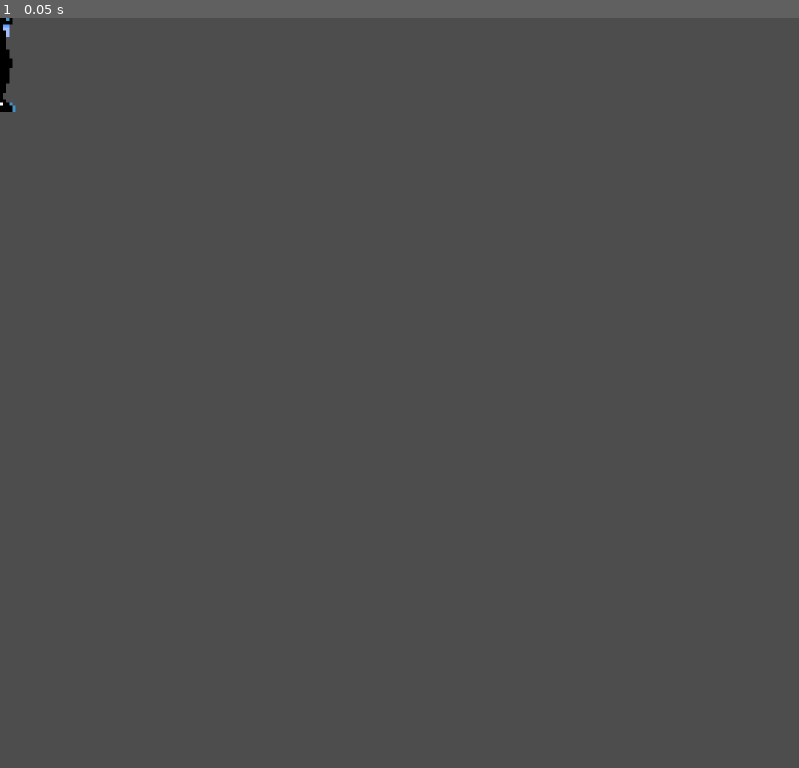
Above: before the commit, frame 1.
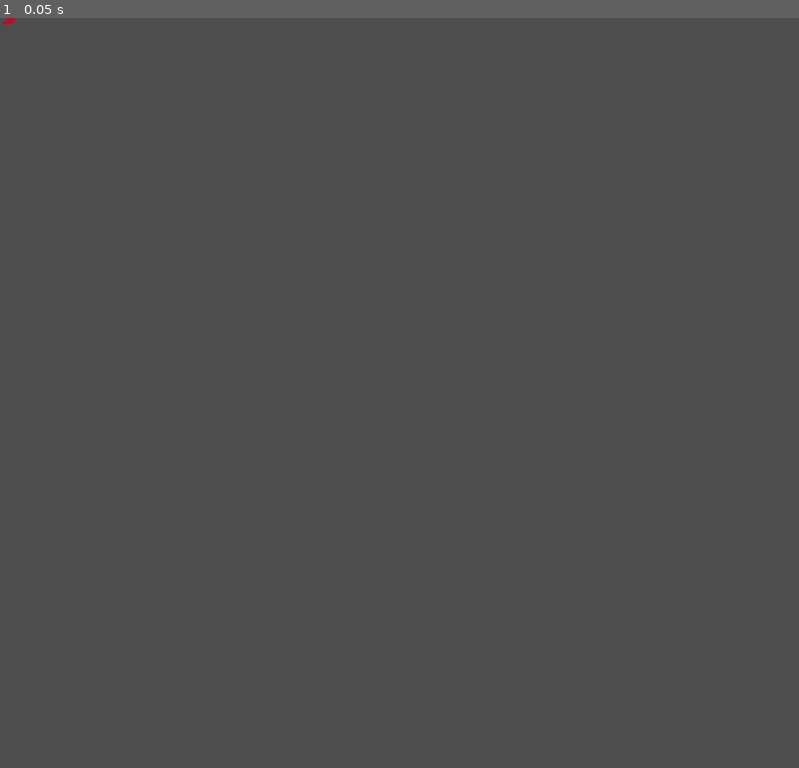
Above: after the commit, the same moment.

Repository: emchar1/Castlevania
Game: Godot game, scene res://scenes/enemy.tscn
The game is run twice, just before and just after one commit, with the same random seed, the same clock (stepped at 60 frames per second) and the same inputs. This scene is started directly instead of the project's main scene. Sound files missing from this copy of the repository are replaced by a short silence.
Inputs:
- Up to frame 1 (0.05 s): no input

The runs differ from the first frame. In frame 1, 0.2% of the frame differs, in the area x 0-3%, y 0-13%.

Commit message:
Update bat sprite - bigger eyes. Add cursed spawn managers in forest0 scene. In SpawnManager add Cursed property, if true, only activate while cursed (werewolf). This way i can spam enemies during cursed phase.

Diff:
--- a/level_maps/forest/forest0.tscn
+++ b/level_maps/forest/forest0.tscn
@@ -256,6 +256,112 @@
 position = Vector2(216, 128)
 enemy_type = 5
 
+[node name="CursedSpawners" type="Node2D" parent="." unique_id=115365654]
+
+[node name="SpawnManager" parent="CursedSpawners" unique_id=1151401389 instance=ExtResource("4_kmo3j")]
+position = Vector2(896, 160)
+max_enemies = 2
+cursed = true
+
+[node name="SpawnManager2" parent="CursedSpawners" unique_id=1783108915 instance=ExtResource("4_kmo3j")]
+position = Vector2(864, 160)
+max_enemies = 2
+cursed = true
+
+[node name="SpawnManager3" parent="CursedSpawners" unique_id=1317674546 instance=ExtResource("4_kmo3j")]
+position = Vector2(832, 160)
+max_enemies = 2
+cursed = true
+
+[node name="SpawnManager4" parent="CursedSpawners" unique_id=141059536 instance=ExtResource("4_kmo3j")]
+position = Vector2(800, 160)
+enemy_type = 1
+cursed = true
+
+[node name="SpawnManager5" parent="CursedSpawners" unique_id=260210869 instance=ExtResource("4_kmo3j")]
+position = Vector2(736, 160)
+max_enemies = 2
+cursed = true
+
+[node name="SpawnManager6" parent="CursedSpawners" unique_id=2079202658 instance=ExtResource("4_kmo3j")]
+position = Vector2(704, 160)
+max_enemies = 2
+cursed = true
+
+[node name="SpawnManager7" parent="CursedSpawners" unique_id=2029338410 instance=ExtResource("4_kmo3j")]
+position = Vector2(672, 160)
+enemy_type = 1
+cursed = true
+
+[node name="SpawnManager8" parent="CursedSpawners" unique_id=70714098 instance=ExtResource("4_kmo3j")]
+position = Vector2(640, 160)
+max_enemies = 2
+cursed = true
+
+[node name="SpawnManager9" parent="CursedSpawners" unique_id=186931043 instance=ExtResource("4_kmo3j")]
+position = Vector2(608, 160)
+max_enemies = 2
+cursed = true
+
+[node name="SpawnManager10" parent="CursedSpawners" unique_id=1705300110 instance=ExtResource("4_kmo3j")]
+position = Vector2(576, 160)
+max_enemies = 2
+cursed = true
+
+[node name="SpawnManager11" parent="CursedSpawners" unique_id=707376176 instance=ExtResource("4_kmo3j")]
+position = Vector2(536, 160)
+enemy_type = 1
+cursed = true
+
+[node name="SpawnManager12" parent="CursedSpawners" unique_id=2076073255 instance=ExtResource("4_kmo3j")]
+position = Vector2(480, 176)
+cursed = true
+
+[node name="SpawnManager13" parent="CursedSpawners" unique_id=1928517129 instance=ExtResource("4_kmo3j")]
+position = Vector2(440, 176)
+max_enemies = 2
+cursed = true
+
+[node name="SpawnManager14" parent="CursedSpawners" unique_id=218368449 instance=ExtResource("4_kmo3j")]
+position = Vector2(408, 176)
+max_enemies = 2
+cursed = true
+
+[node name="SpawnManager15" parent="CursedSpawners" unique_id=426292868 instance=ExtResource("4_kmo3j")]
+position = Vector2(352, 176)
+max_enemies = 2
+cursed = true
+
+[node name="SpawnManager16" parent="CursedSpawners" unique_id=1238364503 instance=ExtResource("4_kmo3j")]
+position = Vector2(320, 176)
+enemy_type = 1
+cursed = true
+
+[node name="SpawnManager17" parent="CursedSpawners" unique_id=870690226 instance=ExtResource("4_kmo3j")]
+position = Vector2(288, 176)
+max_enemies = 2
+cursed = true
+
+[node name="SpawnManager18" parent="CursedSpawners" unique_id=1085908091 instance=ExtResource("4_kmo3j")]
+position = Vector2(232, 176)
+max_enemies = 2
+cursed = true
+
+[node name="SpawnManager19" parent="CursedSpawners" unique_id=1172871221 instance=ExtResource("4_kmo3j")]
+position = Vector2(192, 176)
+max_enemies = 2
+cursed = true
+
+[node name="SpawnManager20" parent="CursedSpawners" unique_id=1702650221 instance=ExtResource("4_kmo3j")]
+position = Vector2(152, 176)
+max_enemies = 2
+cursed = true
+
+[node name="SpawnManager21" parent="CursedSpawners" unique_id=743371654 instance=ExtResource("4_kmo3j")]
+position = Vector2(120, 176)
+max_enemies = 2
+cursed = true
+
 [connection signal="body_entered" from="ExitAreas/ExitLeft" to="." method="_on_exit_left_body_entered"]
 [connection signal="body_entered" from="ExitAreas/ExitRight" to="." method="_on_exit_right_body_entered"]
 [connection signal="body_entered" from="ExitAreas/ExitTop" to="." method="_on_exit_top_body_entered"]
--- a/scenes/enemy.tscn
+++ b/scenes/enemy.tscn
@@ -24,14 +24,6 @@
 atlas = ExtResource("2_c4w8v")
 region = Rect2(16, 16, 16, 16)
 
-[sub_resource type="AtlasTexture" id="AtlasTexture_shcg2"]
-atlas = ExtResource("2_c4w8v")
-region = Rect2(0, 16, 16, 16)
-
-[sub_resource type="AtlasTexture" id="AtlasTexture_s1ycm"]
-atlas = ExtResource("2_c4w8v")
-region = Rect2(32, 16, 16, 16)
-
 [sub_resource type="AtlasTexture" id="AtlasTexture_ile5s"]
 atlas = ExtResource("4_nenq2")
 region = Rect2(0, 0, 32, 64)
@@ -99,12 +91,6 @@
 }, {
 "duration": 1.0,
 "texture": SubResource("AtlasTexture_g0wcc")
-}, {
-"duration": 1.0,
-"texture": SubResource("AtlasTexture_shcg2")
-}, {
-"duration": 1.0,
-"texture": SubResource("AtlasTexture_s1ycm")
 }],
 "loop": true,
 "name": &"bat_idle",
@@ -194,8 +180,8 @@
 [node name="AnimatedSprite2D" type="AnimatedSprite2D" parent="." unique_id=463126635]
 texture_filter = 1
 sprite_frames = SubResource("SpriteFrames_xwavj")
-animation = &"frankenstein"
-frame_progress = 0.8024597
+animation = &"bat_idle"
+frame_progress = 0.27014628
 
 [node name="CollisionFloorS" type="CollisionShape2D" parent="." unique_id=396053125]
 visible = false
--- a/scripts/spawn_manager.gd
+++ b/scripts/spawn_manager.gd
@@ -4,6 +4,7 @@
 
 @export var enemy_type: Enemy.Type
 @export var max_enemies = 1
+@export var cursed = false
 
 var enemy_scene = preload("res://scenes/enemy.tscn")
 var enemy_count := 0
@@ -15,6 +16,9 @@
 	if area.is_in_group("spawn_trigger"):
 		var body = area.get_parent()
 		var player = body as Player
+
+		if cursed and not CurseManager.active:
+			return
 
 		if player:
 			call_deferred("_spawn_enemy", player.global_position)
Binary file changed: assets/bat.aseprite
Binary file changed: assets/images/bat.png
